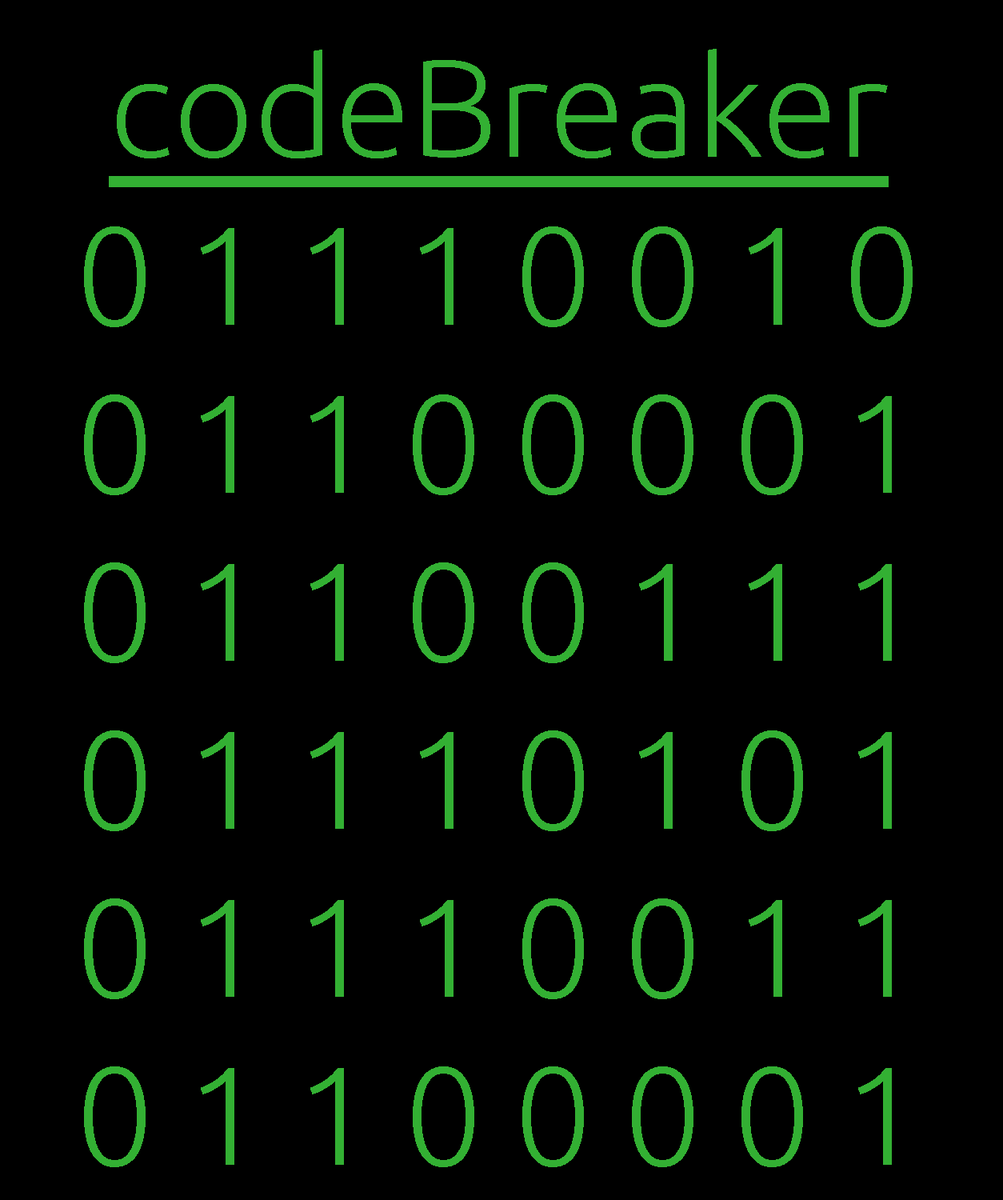
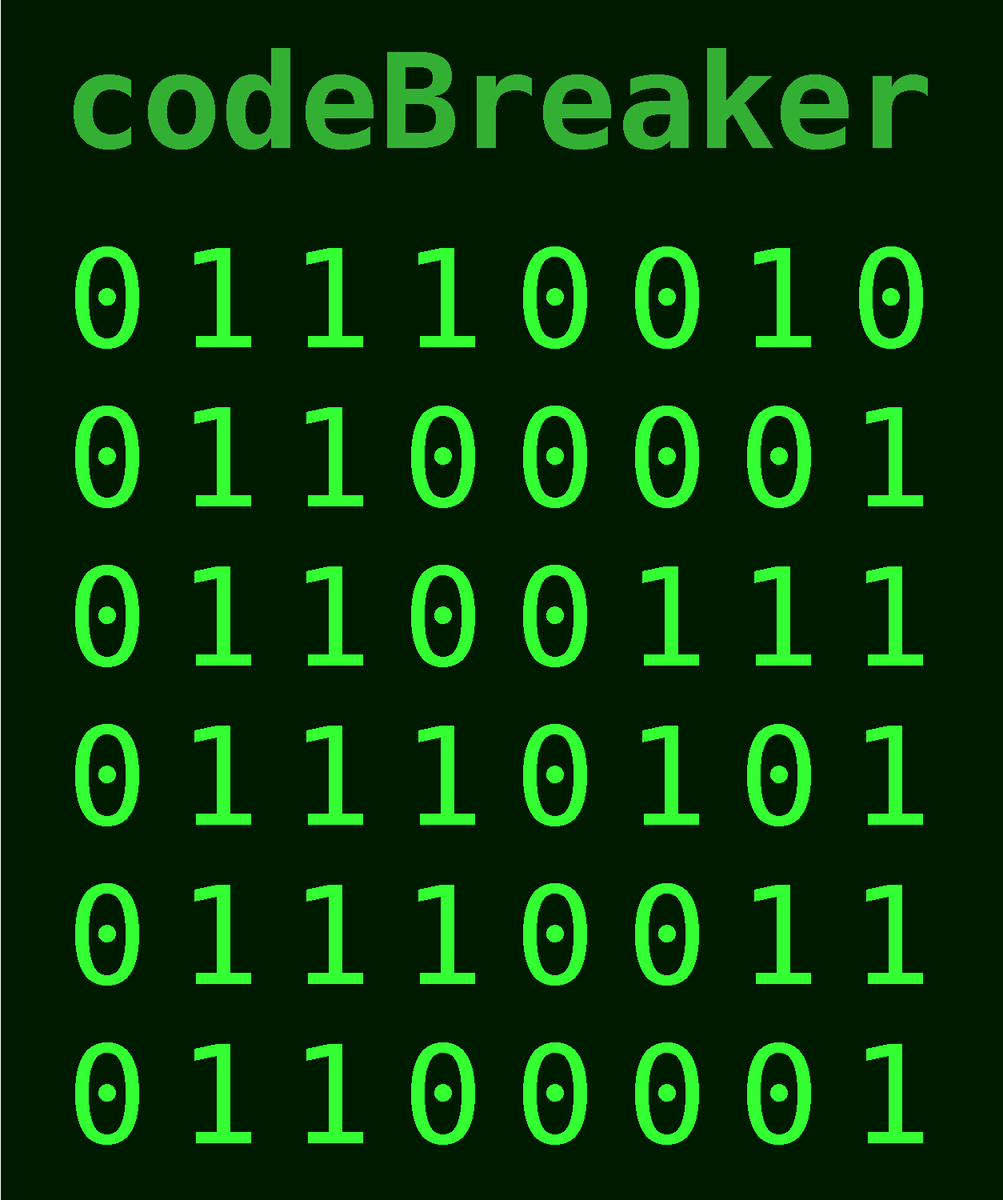
Layers edited between the first and the second w=1003, h=1200 image:
added layer "codeBreaker #1" above "codeBreaker" over [73, 47, 928, 150]
added layer "codeBreaker" (50%) above "01110010 ... #1" over [73, 47, 928, 150]
added layer "01110010 ... #1" above "01110010 ..." over [75, 246, 924, 1145]
renamed "codeBreaker ..." to "01110010 ...", opacity 100% → 50%, painted on it over [75, 48, 924, 1167]
painted on "Background" over [0, 0, 1003, 1200]
